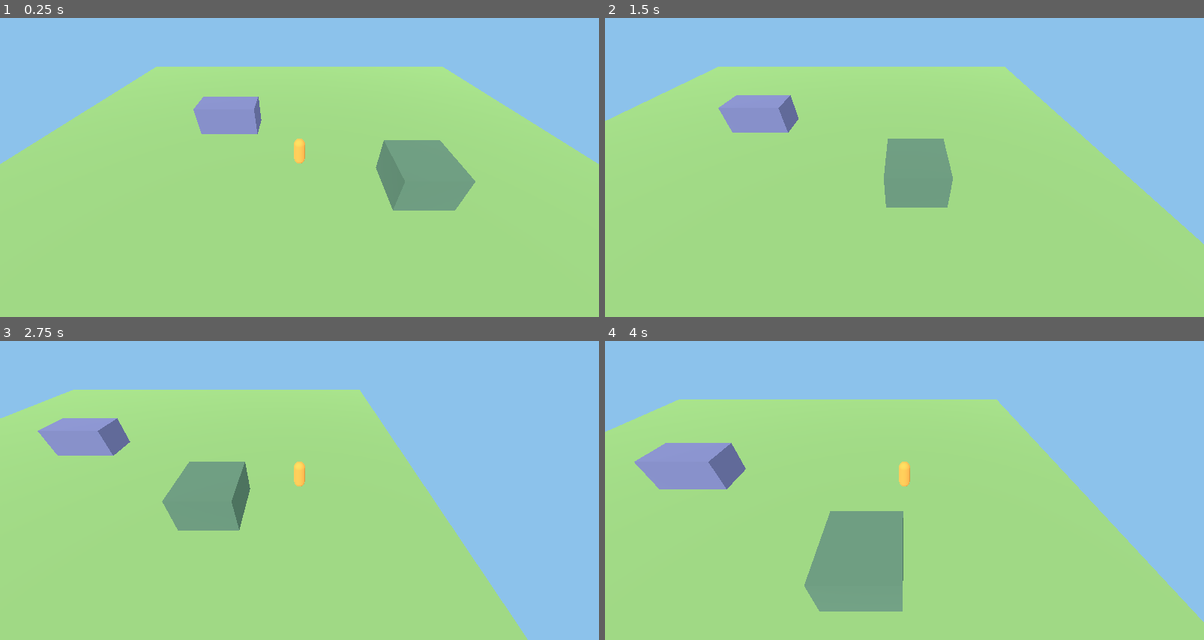
Above: before the commit, frames 1-4 (two rows, left to right).
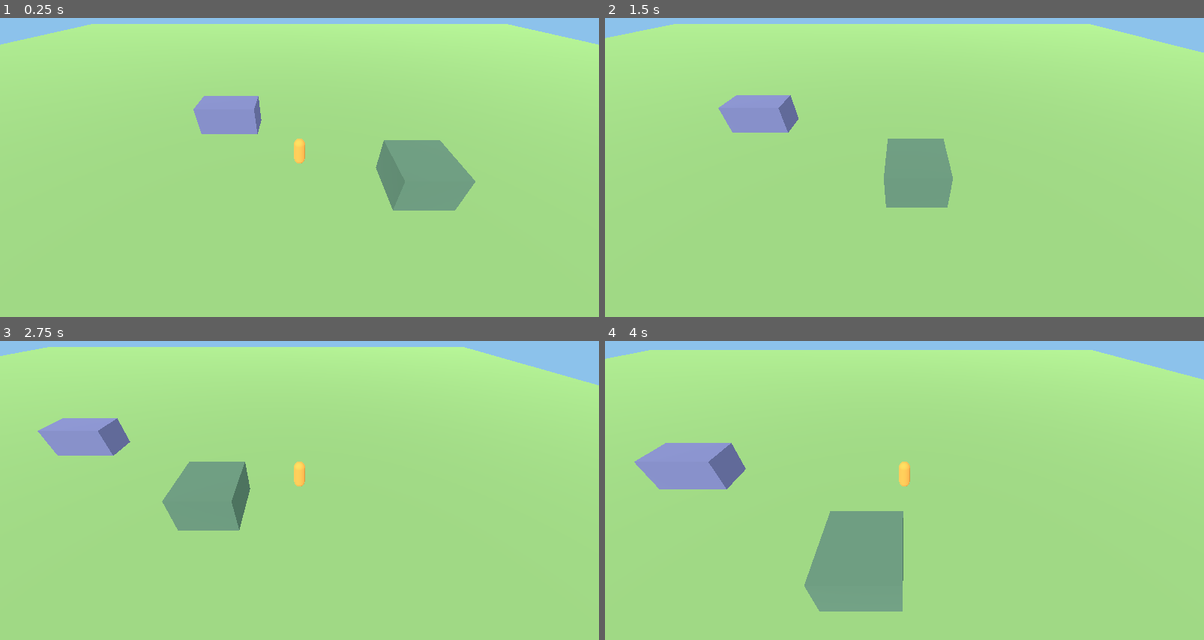
Above: after the commit, the same moments.

Repository: saitamOsirb/digital-wolrd-1
Game: Godot game, scene res://scenes/world.tscn
Two runs of this game, one before a commit and one after it. Both use one fixed random seed, a clock stepped at 60 frames per second and the inputs below.
Inputs:
- Up to frame 1 (0.25 s): no input
- Up to frame 2 (1.5 s): tap Enter at 0.5 s; hold Right (ui_right) 0.53-1.28 s; hold Shift 0.53-1.28 s; hold Down (ui_down) from 1.28 s (still down); tap Shift at 1.35 s
- Up to frame 3 (2.75 s): tap Space at 2 s; release Down (ui_down) at 2.03 s; hold Right (ui_right) from 2.03 s (still down); hold Shift from 2.03 s (still down)
- Up to frame 4 (4 s): release Right (ui_right) at 2.78 s; release Shift at 2.78 s; hold Up (ui_up) 2.78-3.53 s; tap Shift at 2.85 s; hold Left (ui_left) from 3.53 s (still down); hold Shift from 3.53 s (still down)

The runs differ from the first frame. In frame 1, 22% of the frame differs, in the area x 0-100%, y 2-54%; in frame 2, 25%; in frame 3, 35%, in the area x 0-100%, y 2-100%; in frame 4, 29%.

Commit message:
feat: use Python collision output in Godot world

Diff:
--- a/client-godot/scripts/world.gd
+++ b/client-godot/scripts/world.gd
@@ -1,10 +1,18 @@
 extends Node3D
+
+const CollisionMap = preload("res://scripts/collision_loader.gd")
+const DIAGNOSTIC_FILE = "res://assets/diagnostic/collision.json"
 
 # Synthetic 3D test map. Does NOT reproduce an original DW1 stage.
 func _ready() -> void:
     _add_floor()
-    _add_block(Vector3(6, 1.0, 2), Vector3(3, 2, 3), Color(0.36, 0.51, 0.41))
-    _add_block(Vector3(-5, 1.0, -4), Vector3(4, 2, 2), Color(0.45, 0.47, 0.66))
+    var imported: Array[Dictionary] = CollisionMap.load_map(DIAGNOSTIC_FILE)
+    if imported.is_empty():
+        _add_block(Vector3(6, 1.0, 2), Vector3(3, 2, 3), Color(0.36, 0.51, 0.41))
+        _add_block(Vector3(-5, 1.0, -4), Vector3(4, 2, 2), Color(0.45, 0.47, 0.66))
+    else:
+        CollisionMap.add_colliders(self, imported)
+        print("Loaded diagnostic obstacles: ", imported.size())
     var sunlight := DirectionalLight3D.new()
     sunlight.rotation_degrees = Vector3(-45, -20, 0)
     add_child(sunlight)
@@ -18,7 +26,7 @@
     add_child(environment)
 
 func _add_floor() -> void:
-    _add_block(Vector3(0, -0.5, 0), Vector3(36, 1, 36), Color(0.53, 0.71, 0.42))
+    _add_block(Vector3(0, -0.5, 0), Vector3(100, 1, 100), Color(0.53, 0.71, 0.42))
 
 func _add_block(origin: Vector3, size: Vector3, color: Color) -> void:
     var node := StaticBody3D.new()
